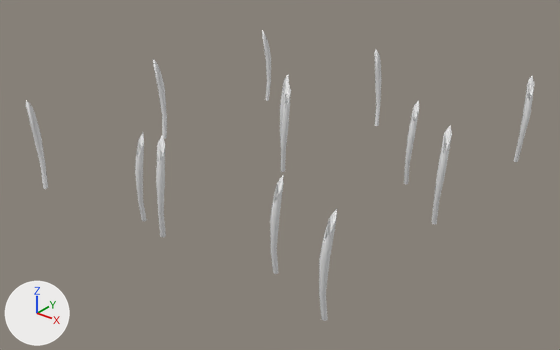
The FBX model Assets/FBX/models/Plants/Wheat/Wheat_lvl1.fbx, before and after one commit.
One viewpoint serves both versions: a 50 mm lens placed at (1.074, -1.354, 0.921), pointed at (0.011, -0.025, 0.097). The axes (+X, +Y, +Z) are drawn at lower left. The lights are the same throughout. Objects named as collision shapes, trigger or cutter boxes, shadow casters or lower levels of detail are left out.

The first picture shows 'Seed_wheed_lvl1_LOD0'.
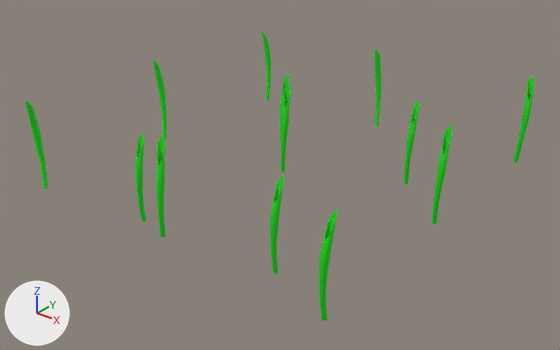
Pixel boxes (x1, y1, x2, y2) of what changed, in the pictures (560 x 350 px):
'Seed_wheed_lvl1_LOD0', recoloured, reshaped (white to green)
    before: (26, 30, 534, 321)
    after: (25, 30, 534, 321)

The edits, one by one:
Material 'm_wheed_lvl1' (mat_m_wheed_lvl1) changes colour from white #e7e7e7 to green #10e206; in linear values from (0.8, 0.8, 0.8) to (0.0051, 0.763, 0.00181).
Mesh me_cylinder_011 is new.
It is a copy of me_cylinder_002.
Object 'Seed_wheed_lvl1_LOD0' (ob_seed_wheed_lvl1_lod0) now shows me_cylinder_011 instead of me_cylinder_029.
